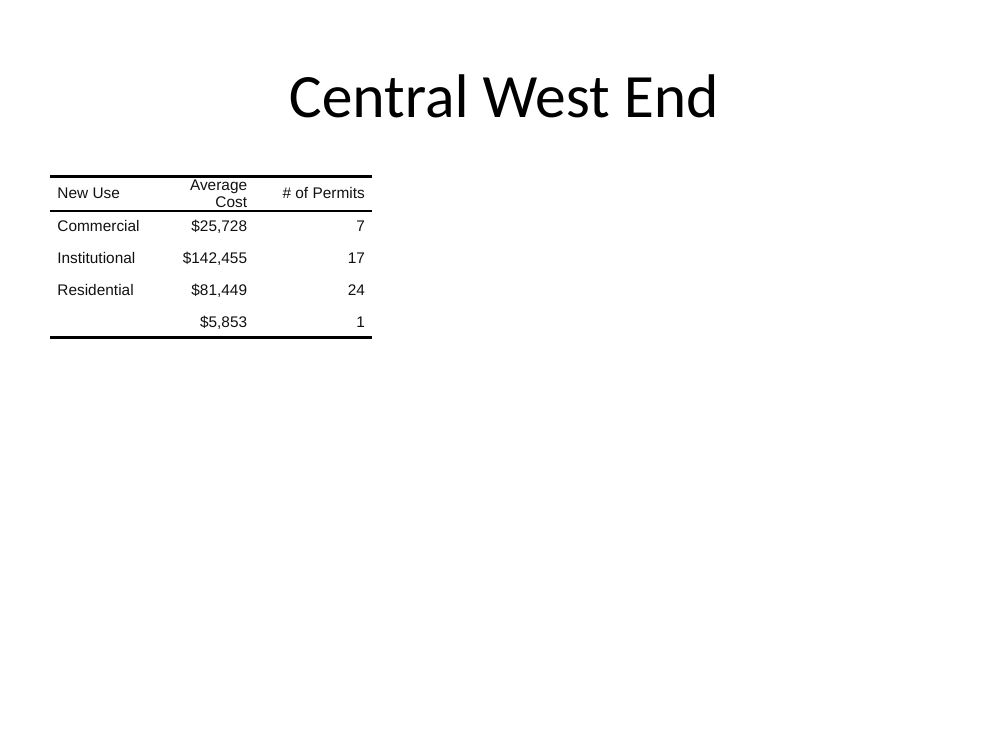
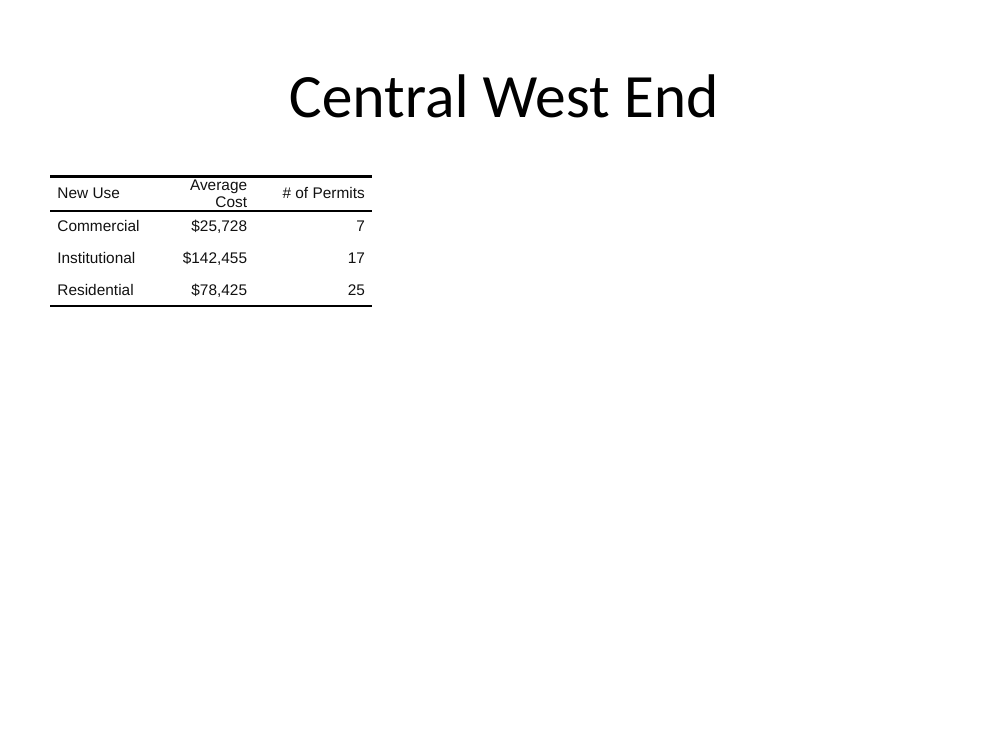
Before and after one commit to wumcrc/stl-building-permits, a slide deck: slide 14 of results/2020/March/finalreport.pptx. Drawn at 1008x756 pixels with LibreOffice and Linux fonts; fonts in the diff are those of the drawing. Boxes give left, top, right and bottom in pixels: in the first picture for what was removed or moved away, otherwise in the second. Text is boxed around its words. In the diff, an @@ line names an element or a change of style, - is before the commit and + after.

```diff
--- a/results/2020/March/finalreport.pptx
+++ b/results/2020/March/finalreport.pptx
@@ table at [50,176,372,675] @@
-row 4: Residential | $81,449 | 24
-row 5:  | $5,853 | 1
+row 4: Residential | $78,425 | 25
```
Also in this commit, not shown: 6 other slides changed, 29 other files.
